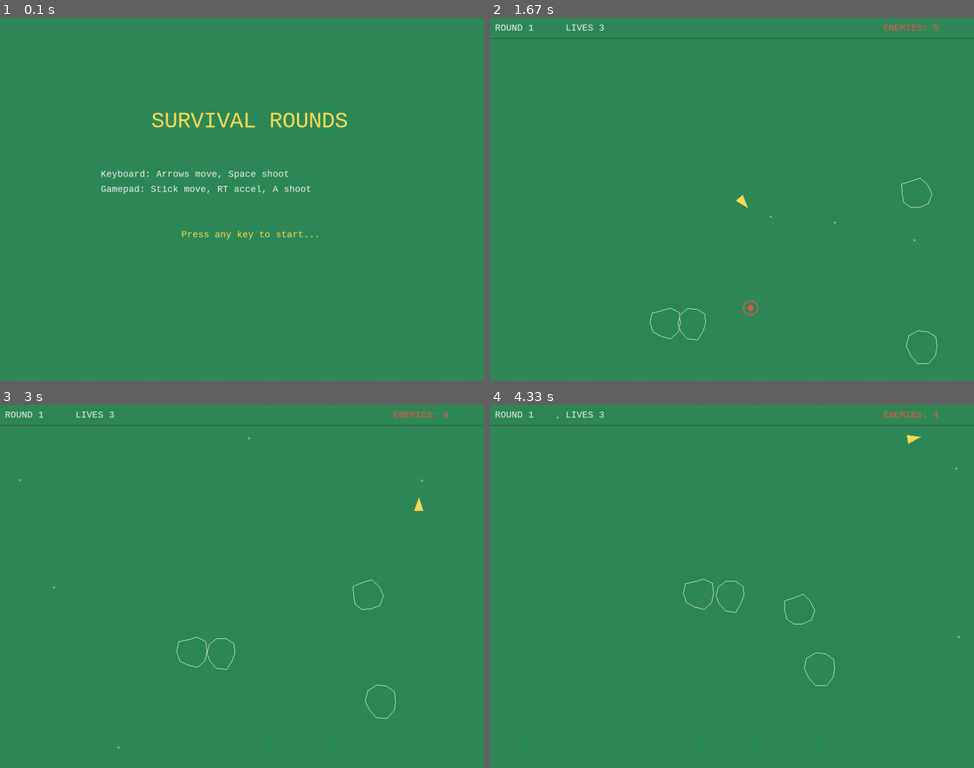
Above: before the commit, frames 1-4 (two rows, left to right).
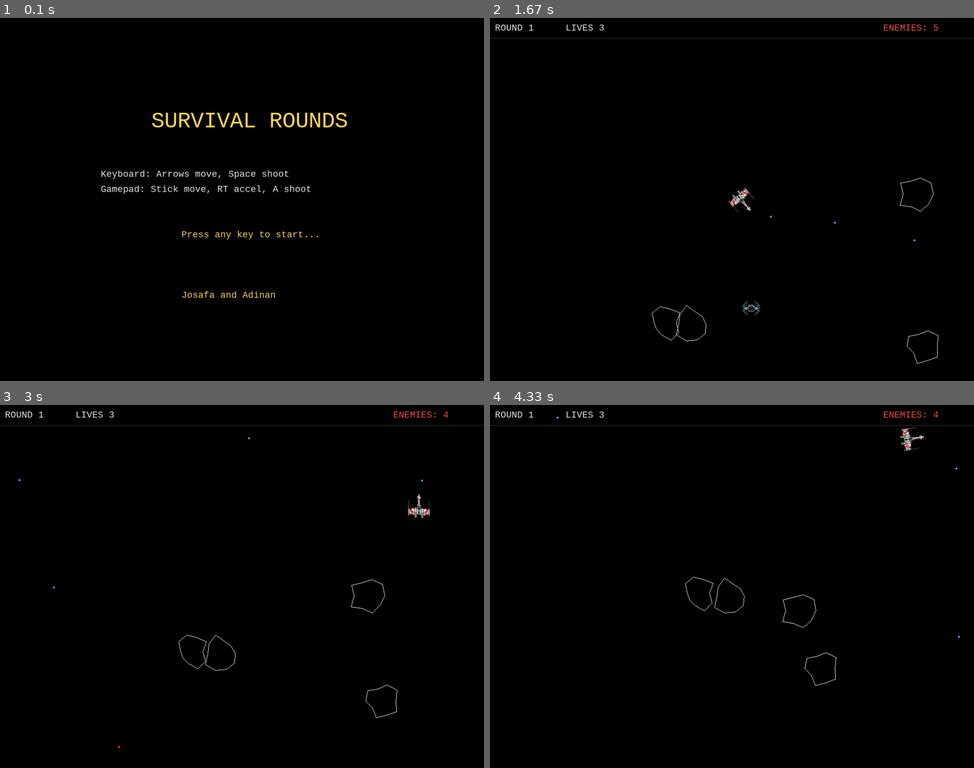
Above: after the commit, the same moments.

Repository: AdinanDev41/lpc2025
Game: pygame game, started from atividade-final/src/main.py
Same seed, same stepped clock (60 frames per second), same inputs: the game is played once before the commit and once after it.
Inputs:
- Up to frame 1 (0.1 s): no input
- Up to frame 2 (1.67 s): hold Right 0.33-0.8 s; tap Space at 0.83, 1.23, 1.57 s; hold Up 1.17-1.47 s; hold Right from 1.5 s (still down)
- Up to frame 3 (3 s): tap Space at 1.87, 2.07, 2.37, 2.63, 2.93 s; release Right at 1.97 s; hold Left 2-2.53 s; tap Shift at 2.15 s; hold Left 2.57-2.97 s
- Up to frame 4 (4.33 s): hold Up 3-3.37 s; tap Space at 3.07, 3.47, 3.77, 4.13 s; hold Right 3.4-4.03 s; tap Shift at 3.55 s; hold Left from 4.07 s (still down)

The runs differ from the first frame. In frame 1, 100% of the frame differs, in the area x 0-100%, y 0-100%; in frame 2, 100%; in frame 3, 100%; in frame 4, 100%.

Commit message:
jogo final

Diff:
--- a/atividade-final/src/config.py
+++ b/atividade-final/src/config.py
@@ -3,14 +3,14 @@
 HEIGHT = 720
 FPS = 60
 
-# Jogo - Dificuldade e Rounds
+# Game - Dificulty and Rounds
 START_LIVES = 3
 SAFE_SPAWN_TIME = 2.0
 WAVE_DELAY = 3.0
 
-# Progressão de Dificuldade
-BASE_ENEMIES = 5       # Aumentei um pouco pois agora morrem mais rápido
-ENEMIES_INC = 3        # Aumenta +3 inimigos por round
+# Progression of Difficulty
+BASE_ENEMIES = 5       # I increased the number slightly because now they die faster.
+ENEMIES_INC = 3        # Increases the number of enemies by +3 per round.
 BASE_SPEED = 90.0
 SPEED_INC = 15.0
 
@@ -23,14 +23,13 @@
 SHIP_BULLET_SPEED = 420.0
 
 # Asteroides
-# AQUI MUDOU: "split" está vazio para todos
 AST_SIZES = {
     "L": {"r": 30, "split": []},
     "M": {"r": 15, "split": []},
     "S": {"r": 8, "split": []},
 }
 
-# Tiro
+# Bullet
 BULLET_RADIUS = 2
 BULLET_TTL = 1.0
 MAX_BULLETS = 5
@@ -40,7 +39,7 @@
 UFO_FIRE_RATE = 2.0
 UFO_BULLET_SPEED = 300.0
 
-# Cores
+# Color
 WHITE = (240, 240, 240)
 GRAY = (120, 120, 120)
 BLACK = (0, 0, 0)
@@ -48,5 +47,5 @@
 MUSTARD_YELLOW = (255, 219, 88)
 RED_DANGER = (255, 80, 80)
 
-# Aleatoriedade
+# Random
 RANDOM_SEED = None
--- a/atividade-final/src/game.py
+++ b/atividade-final/src/game.py
@@ -18,7 +18,7 @@
     def __init__(self):
         pg.init()
 
-        # --- Inicialização do Joystick ---
+        # Joystick Initialization
         pg.joystick.init()
         self.joystick = None
         if pg.joystick.get_count() > 0:
@@ -49,28 +49,28 @@
                     pg.quit()
                     sys.exit(0)
 
-                # --- EVENTOS NO JOGO ---
+                # Events Game
                 if self.scene.name == "play":
-                    # Teclado (Backup)
+                    # Keyboard (Backup)
                     if e.type == pg.KEYDOWN and e.key == pg.K_SPACE:
                         self.world.try_fire()
                     if e.type == pg.KEYDOWN and e.key == pg.K_LSHIFT:
                         self.world.hyperspace()
 
-                    # Joystick (Botões de clique único)
+                    # Joystick (One-click buttons)
                     if e.type == pg.JOYBUTTONDOWN:
-                        # Botão 1 ('B' ou 'Bola') -> Hiperspaço
+                        # Botão 1 ('B' or 'Ball')
                         if e.button == 1:
                             self.world.hyperspace()
-                        # Start (Botão 7) -> Pausa ou Menu (opcional)
+                        # Start (Button 7) -> Pause or Menu
 
-                # --- EVENTOS NO MENU ---
+                # Menu Event
                 elif self.scene.name == "menu":
                     if e.type == pg.KEYDOWN or e.type == pg.JOYBUTTONDOWN:
                         self.scene = Scene("play")
 
             keys = pg.key.get_pressed()
-            self.screen.fill(C.SEA_GREEN)
+            self.screen.fill(C.BLACK)
 
             if self.scene.name == "menu":
                 self.draw_menu()
@@ -91,3 +91,5 @@
             200, 330, C.WHITE)
         text(self.screen, self.font,
             "Press any key to start...", 360, 420)
+        text(self.screen, self.font,
+            "Josafa and Adinan", 360, 540)
--- a/atividade-final/src/sounds.py
+++ b/atividade-final/src/sounds.py
@@ -1,31 +1,34 @@
 from pathlib import Path
 import pygame as pg
 
+
 BASE_PATH = Path(__file__).resolve().parent
-# Ajuste o caminho se necessário. Aqui assume que 'sounds' está uma pasta acima ou na mesma raiz.
 SOUNDS_PATH = BASE_PATH.parent / "sounds"
-if not SOUNDS_PATH.exists():
-    SOUNDS_PATH = BASE_PATH / "sounds" # Tenta na mesma pasta
 
-def init_mixer() -> None:
-    if not pg.mixer.get_init():
-        pg.mixer.init()
 
 def load_sound(filename: str, volume: float = 1.0) -> pg.mixer.Sound:
+    # Loads a sound file from the sounds folder.
+    path = SOUNDS_PATH / filename
+
     try:
-        sound_path = SOUNDS_PATH / filename
-        sound = pg.mixer.Sound(sound_path)
+        sound = pg.mixer.Sound(path)
         sound.set_volume(volume)
         return sound
     except FileNotFoundError:
-        print(f"AVISO: Som {filename} não encontrado em {SOUNDS_PATH}")
-        # Retorna um som vazio para não crashar o jogo
-        return pg.mixer.Sound(buffer=bytearray([0]*100))
+        print(f"[WARN] Sound '{filename}' not found at '{path}'")
+        return pg.mixer.Sound(buffer=b"")
+    except Exception as e:
+        print(f"[WARN] Failed to load sound '{filename}': {e}")
+        return pg.mixer.Sound(buffer=b"")
 
-init_mixer()
+
+if not pg.mixer.get_init():
+    pg.mixer.init()
+
 
 SHOT = load_sound("fire.wav", volume=0.6)
-BREAK_LARGE = load_sound("bangLarge.wav", volume=0.9)
-BREAK_MEDIUM = load_sound("bangMedium.wav", volume=0.8)
-FLY_BIG = load_sound("flyBig.wav", volume=0.1) # Usado para inimigos gerais agora
-FLY_SMALL = load_sound("flySmall.wav", volume=0.1)
+BREAK_LARGE = load_sound("bangLarge.wav", volume=0.7)
+BREAK_MEDIUM = load_sound("bangMedium.wav", volume=0.7)
+
+# New engine/flight sound for the UFO
+FLY_NAVE = load_sound("flyNave.wav", volume=0.3)
--- a/atividade-final/src/sprites.py
+++ b/atividade-final/src/sprites.py
@@ -1,116 +1,195 @@
 import math
+from pathlib import Path
 from random import uniform
+from typing import Optional
+
 import pygame as pg
+from pygame.joystick import Joystick
+
 import config as C
-from utils import Vec, angle_to_vec, draw_circle, wrap_pos
 import sounds
+from utils import Vec, wrap_pos, draw_circle, angle_to_vec
+
+
+BASE_PATH = Path(__file__).resolve().parent
+ASSETS_PATH = BASE_PATH.parent / "assets"
+
+
+def load_sprite(filename: str, scale: float = 1.0) -> pg.Surface:
+    # Loads a PNG sprite and scales it.
+    path = ASSETS_PATH / filename
+
+    try:
+        image = pg.image.load(path).convert_alpha()
+    except FileNotFoundError:
+        print(f"[WARN] Sprite '{filename}' not found at '{path}'")
+        image = pg.Surface((32, 32), pg.SRCALPHA)
+        pg.draw.rect(image, (255, 0, 255), image.get_rect(), 1)
+
+    if scale != 1.0:
+        width, height = image.get_size()
+        image = pg.transform.smoothscale(
+            image, (int(width * scale), int(height * scale))
+        )
+
+    return image
+
 
 class Bullet(pg.sprite.Sprite):
-    def __init__(self, pos: Vec, vel: Vec):
+    def __init__(self, pos: Vec, vel: Vec, is_player: bool = False) -> None:
+        # Represents a projectile (player or UFO).
         super().__init__()
         self.pos = Vec(pos)
         self.vel = Vec(vel)
+        self.is_player = is_player
         self.ttl = C.BULLET_TTL
         self.r = C.BULLET_RADIUS
-        self.rect = pg.Rect(0, 0, self.r * 2, self.r * 2)
-
-    def update(self, dt: float):
+
+        size = self.r * 2
+        self.rect = pg.Rect(0, 0, size, size)
+        self.rect.center = (int(self.pos.x), int(self.pos.y))
+
+    def update(self, dt: float) -> None:
+        # Moves bullet and decreases lifetime.
         self.pos += self.vel * dt
         self.pos = wrap_pos(self.pos)
         self.ttl -= dt
+
         if self.ttl <= 0:
             self.kill()
-        self.rect.center = self.pos
-
-    def draw(self, surf: pg.Surface):
-        draw_circle(surf, self.pos, self.r)
+
+        self.rect.center = (int(self.pos.x), int(self.pos.y))
+
+    def draw(self, surface: pg.Surface) -> None:
+        # Player bullet = blue, enemy bullet = red.
+        color = (80, 180, 255) if self.is_player else (255, 60, 60)
+        pg.draw.circle(surface, color,
+                       (int(self.pos.x), int(self.pos.y)), self.r)
+
 
 class Asteroid(pg.sprite.Sprite):
-    def __init__(self, pos: Vec, vel: Vec, size: str):
+    def __init__(self, pos: Vec, vel: Vec, size: str) -> None:
+        # Asteroid with irregular polygon shape.
         super().__init__()
         self.pos = Vec(pos)
         self.vel = Vec(vel)
         self.size = size
         self.r = C.AST_SIZES[size]["r"]
-        self.poly = self._make_poly()
-        self.rect = pg.Rect(0, 0, self.r * 2, self.r * 2)
-
-    def _make_poly(self):
-        steps = 10 if self.size == "L" else 8
-        pts = []
-        for i in range(steps):
-            ang = i * (360 / steps)
-            jitter = uniform(0.8, 1.2)
-            r = self.r * jitter
-            v = Vec(math.cos(math.radians(ang)), math.sin(math.radians(ang)))
-            pts.append(v * r)
-        return pts
-
-    def update(self, dt: float):
-        self.pos += self.vel * dt
-        self.pos = wrap_pos(self.pos)
-        self.rect.center = self.pos
-
-    def draw(self, surf: pg.Surface):
-        pts = [(self.pos + p) for p in self.poly]
-        pg.draw.polygon(surf, C.WHITE, pts, width=1)
+
+        self.points = self._make_points()
+        size_px = self.r * 2
+        self.rect = pg.Rect(0, 0, size_px, size_px)
+        self.rect.center = (int(self.pos.x), int(self.pos.y))
+
+    def _make_points(self) -> list[Vec]:
+        # Generates asteroid polygon points.
+        if self.size == "L":
+            step_count = 10
+        elif self.size == "M":
+            step_count = 8
+        else:
+            step_count = 6
+
+        points: list[Vec] = []
+        for i in range(step_count):
+            angle = i * 360 / step_count
+            jitter = uniform(0.7, 1.3)
+            radius = self.r * jitter
+            rad = math.radians(angle)
+            vec = Vec(math.cos(rad), math.sin(rad)) * radius
+            points.append(vec)
+
+        return points
+
+    def update(self, dt: float) -> None:
+        # Asteroid drift + wrap.
+        self.pos += self.vel * dt
+        self.pos = wrap_pos(self.pos)
+        self.rect.center = (int(self.pos.x), int(self.pos.y))
+
+    def draw(self, surface: pg.Surface) -> None:
+        # Draw asteroid polygon.
+        world_points = [self.pos + p for p in self.points]
+        pg.draw.polygon(surface, C.WHITE, world_points, 1)
+
 
 class UFO(pg.sprite.Sprite):
-    def __init__(self, pos: Vec, vel: Vec):
+    def __init__(self, pos: Vec, vel: Vec) -> None:
+        # Enemy UFO using PNG sprite.
         super().__init__()
         self.pos = Vec(pos)
         self.vel = Vec(vel)
         self.r = C.UFO_RADIUS
-        self.rect = pg.Rect(0, 0, self.r * 2, self.r * 2)
+
+        self.base_image = load_sprite("enemy.png", scale=0.1)
+        self.image = self.base_image
+        self.rect = self.image.get_rect(center=(int(self.pos.x),
+                                                int(self.pos.y)))
 
         self.shoot_timer = uniform(0.5, 2.0)
 
-        # Som
+        # Looping UFO engine sound.
         self.channel = pg.mixer.find_channel()
         if self.channel is not None:
-            self.channel.play(sounds.FLY_SMALL, loops=-1)
-
-    def update(self, dt: float):
-        self.pos += self.vel * dt
-        self.pos = wrap_pos(self.pos)
-        self.rect.center = self.pos
+            self.channel.play(sounds.FLY_NAVE, loops=-1)
+
+    def update(self, dt: float) -> None:
+        # Moves UFO and cooldown.
+        self.pos += self.vel * dt
+        self.pos = wrap_pos(self.pos)
+        self.rect.center = (int(self.pos.x), int(self.pos.y))
+
         if self.shoot_timer > 0:
             self.shoot_timer -= dt
 
-    def fire(self) -> Bullet | None:
-        if self.shoot_timer > 0: return None
+    def fire(self) -> Optional["Bullet"]:
+        # Fires a bullet in a random direction.
+        if self.shoot_timer > 0:
+            return None
+
         self.shoot_timer = C.UFO_FIRE_RATE
-        # Atira em direção aleatória
         angle = uniform(0, 360)
-        dirv = angle_to_vec(angle)
-        spawn_pos = self.pos + dirv * (self.r + 5)
-        vel = dirv * C.UFO_BULLET_SPEED
-        return Bullet(spawn_pos, vel)
-
-    def draw(self, surf: pg.Surface):
-        # Desenha UFO em vermelho (Perigo)
-        pg.draw.circle(surf, C.RED_DANGER, self.pos, self.r, width=2)
-        pg.draw.circle(surf, C.RED_DANGER, self.pos, self.r * 0.4, width=0)
+        direction = angle_to_vec(angle)
+        pos = self.pos + direction * (self.r + 4)
+        vel = direction * C.UFO_BULLET_SPEED
+
+        return Bullet(pos, vel, is_player=False)
+
+    def draw(self, surface: pg.Surface) -> None:
+        # Draw UFO sprite.
+        surface.blit(self.image, self.image.get_rect(center=self.pos))
 
     def kill(self) -> None:
-        if hasattr(self, "channel") and self.channel is not None:
+        # Stop sound on death.
+        if getattr(self, "channel", None) is not None:
             self.channel.stop()
         super().kill()
 
+
 class Ship(pg.sprite.Sprite):
-    def __init__(self, pos: Vec):
+    def __init__(self, pos: Vec) -> None:
+        # Player spaceship using PNG sprite.
         super().__init__()
         self.pos = Vec(pos)
         self.vel = Vec(0, 0)
         self.angle = -90.0
-        self.cool = 0.0
-        self.invuln = 0.0
+        self.cooldown = 0.0
+        self.invulnerable = 0.0
         self.alive = True
         self.r = C.SHIP_RADIUS
-        self.rect = pg.Rect(0, 0, self.r * 2, self.r * 2)
-
-    def control(self, keys: pg.key.ScancodeWrapper, dt: float, joystick: pg.joystick.Joystick = None):
-        # --- TECLADO ---
+
+        self.base_image = load_sprite("player.png", scale=0.07)
+        self.image = self.base_image
+        self.rect = self.image.get_rect(center=(int(self.pos.x),
+                                                int(self.pos.y)))
+
+    def control(
+        self,
+        keys: pg.key.ScancodeWrapper,
+        dt: float,
+        joystick: Optional[Joystick] = None,
+    ) -> None:
+        # Handles keyboard/joystick input.
         if keys[pg.K_LEFT]:
             self.angle -= C.SHIP_TURN_SPEED * dt
         if keys[pg.K_RIGHT]:
@@ -118,56 +197,68 @@
         if keys[pg.K_UP]:
             self.vel += angle_to_vec(self.angle) * C.SHIP_THRUST * dt
 
-        # --- JOYSTICK ---
-        if joystick:
-            DEADZONE = 0.15
-            # Eixo 0: Esquerda/Direita
+        if joystick is not None:
+            deadzone = 0.15
             axis_x = joystick.get_axis(0)
-            if abs(axis_x) > DEADZONE:
+
+            if abs(axis_x) > deadzone:
                 self.angle += axis_x * C.SHIP_TURN_SPEED * dt
 
-            # Eixo 5: Gatilho Direito (RT) para acelerar
-            # Normalmente RT vai de -1 (solto) a 1 (pressionado)
             try:
-                rt_val = joystick.get_axis(5)
-                if rt_val > -0.8: # Zona morta do gatilho
-                    power = (rt_val + 1.0) / 2.0
-                    self.vel += angle_to_vec(self.angle) * C.SHIP_THRUST * dt * power
-            except:
-                pass
+                rt_value = joystick.get_axis(5)
+            except IndexError:
+                rt_value = -1.0
+
+            if rt_value > -0.8:
+                power = (rt_value + 1.0) / 2.0
+                self.vel += (
+                    angle_to_vec(self.angle)
+                    * C.SHIP_THRUST
+                    * dt
+                    * power
+                )
 
         self.vel *= C.SHIP_FRICTION
 
-    def fire(self) -> Bullet | None:
-        if self.cool > 0:
+    def fire(self) -> Optional["Bullet"]:
+        # Creates a blue bullet if cooldown is ready.
+        if self.cooldown > 0:
             return None
-        dirv = angle_to_vec(self.angle)
-        pos = self.pos + dirv * (self.r + 6)
-        vel = self.vel + dirv * C.SHIP_BULLET_SPEED
-        self.cool = C.SHIP_FIRE_RATE
-        return Bullet(pos, vel)
-
-    def hyperspace(self):
-        self.pos = Vec(uniform(0, C.WIDTH), uniform(0, C.HEIGHT))
+
+        direction = angle_to_vec(self.angle)
+        pos = self.pos + direction * (self.r + 6)
+        vel = self.vel + direction * C.SHIP_BULLET_SPEED
+
+        bullet = Bullet(pos, vel, is_player=True)
+        self.cooldown = C.SHIP_FIRE_RATE
+
+        return bullet
+
+    def hyperspace(self) -> None:
+        # Teleports the ship and activates shield.
+        self.pos = Vec(
+            uniform(0, C.WIDTH),
+            uniform(0, C.HEIGHT),
+        )
         self.vel.xy = (0, 0)
-        self.invuln = 1.0
-
-    def update(self, dt: float):
-        if self.cool > 0:
-            self.cool -= dt
-        if self.invuln > 0:
-            self.invuln -= dt
-        self.pos += self.vel * dt
-        self.pos = wrap_pos(self.pos)
-        self.rect.center = self.pos
-
-    def draw(self, surf: pg.Surface):
-        dirv = angle_to_vec(self.angle)
-        left = angle_to_vec(self.angle + 140)
-        right = angle_to_vec(self.angle - 140)
-        p1 = self.pos + dirv * self.r
-        p2 = self.pos + left * self.r * 0.9
-        p3 = self.pos + right * self.r * 0.9
-        pg.draw.polygon(surf, C.MUSTARD_YELLOW, [p1, p2, p3], width=0)
-        if self.invuln > 0 and int(self.invuln * 10) % 2 == 0:
-            draw_circle(surf, self.pos, self.r + 6)
+        self.invulnerable = 1.0
+
+    def update(self, dt: float) -> None:
+        # Updates cooldown, movement, wrapping.
+        if self.cooldown > 0:
+            self.cooldown -= dt
+        if self.invulnerable > 0:
+            self.invulnerable -= dt
+
+        self.pos += self.vel * dt
+        self.pos = wrap_pos(self.pos)
+        self.rect.center = (int(self.pos.x), int(self.pos.y))
+
+    def draw(self, surface: pg.Surface) -> None:
+        # Draw rotated ship and shield effect.
+        rotated = pg.transform.rotate(self.base_image, -self.angle - 90)
+        rect = rotated.get_rect(center=self.pos)
+        surface.blit(rotated, rect)
+
+        if self.invulnerable > 0 and int(self.invulnerable * 10) % 2 == 0:
+            draw_circle(surface, self.pos, self.r + 6)
Binary file added: atividade-final/assets/enemy.png
Binary file added: atividade-final/assets/player.png
Not shown, changed: atividade-final/sounds/fire.wav
Not shown, removed: atividade-final/sounds/flyBig.wav
Not shown, added: atividade-final/sounds/flyNave.wav
Not shown, removed: atividade-final/sounds/flySmall.wav
